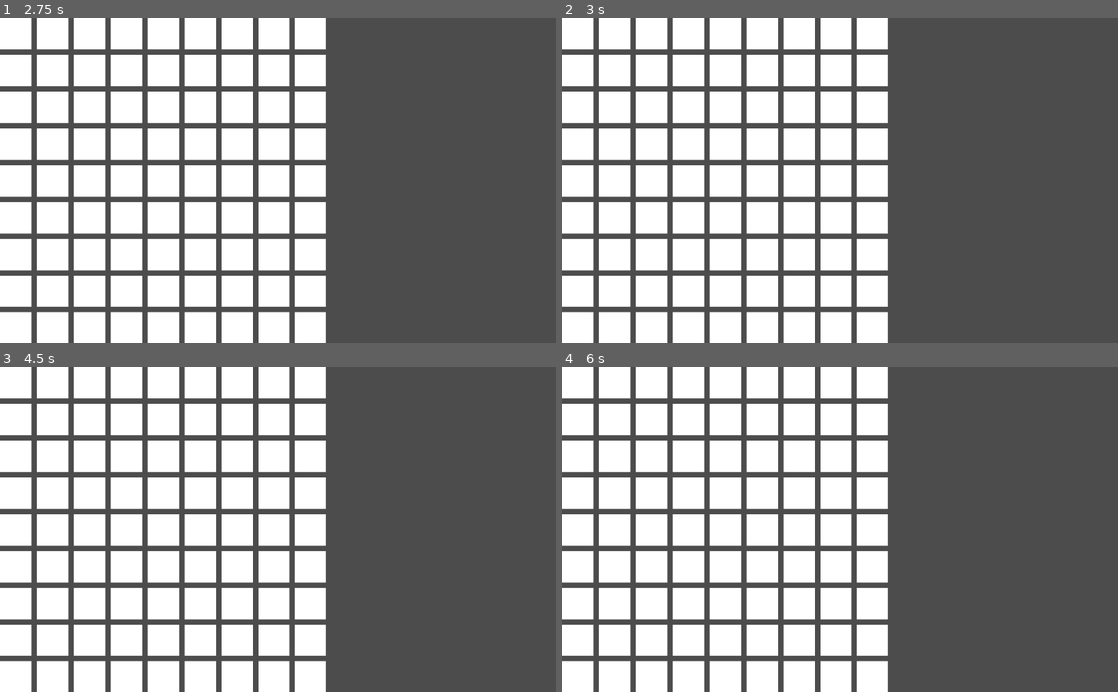
Above: before the commit, frames 1-4 (two rows, left to right).
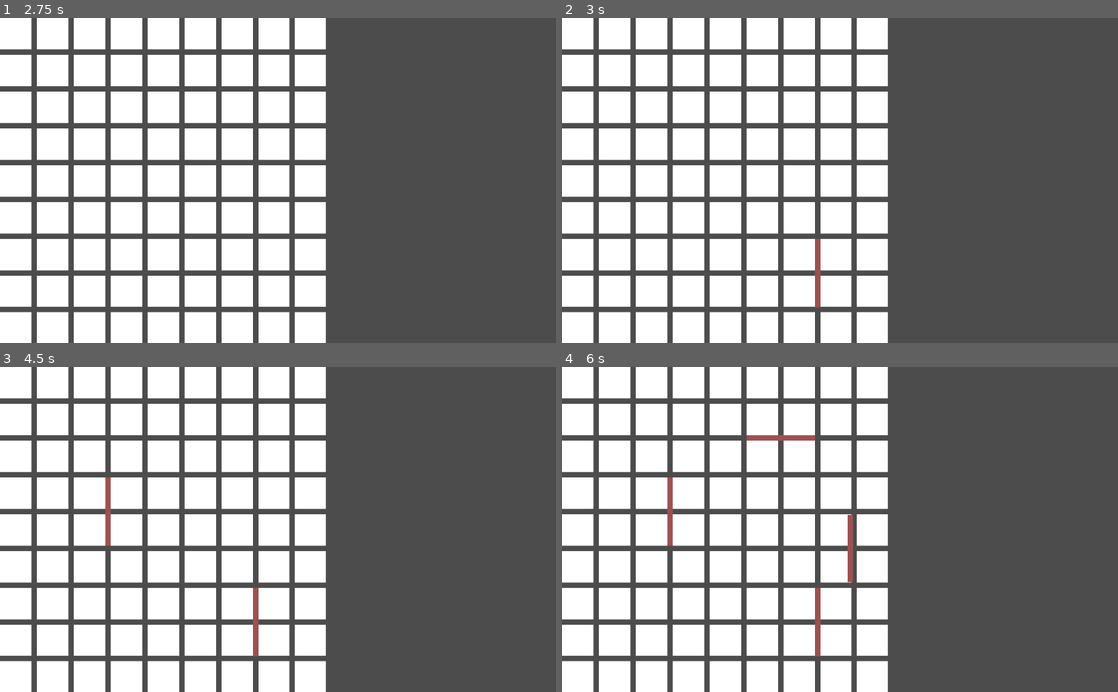
Above: after the commit, the same moments.

Repository: Fluffel/Qouridor
Game: Godot game, scene res://Scenes/Main.tscn
Same seed, same stepped clock (60 frames per second), same inputs: the game is played once before the commit and once after it.
Inputs (mouse positions are in pixels of both pictures, inside the frame that each line leads up to):
- Up to frame 1 (2.75 s): tap Enter at 0.5, 2 s; move the mouse to (400, 164) at 0.52 s; click (400, 164) at 0.67 s; tap Space at 1.25 s; move the mouse to (166, 196) at 1.27 s; click (166, 196) at 1.42 s; move the mouse to (333, 109) at 2.02 s; click (333, 109) at 2.17 s
- Up to frame 2 (3 s): tap Space at 2.75 s; move the mouse to (812, 245) at 2.77 s; click (812, 245) at 2.92 s
- Up to frame 3 (4.5 s): tap Enter at 3.5 s; move the mouse to (444, 578) at 3.52 s; click (444, 578) at 3.67 s; tap Space at 4.25 s; move the mouse to (111, 480) at 4.27 s; click (111, 480) at 4.42 s
- Up to frame 4 (6 s): move the mouse to (867, 529) at 5.02 s; click (867, 529) at 5.17 s; move the mouse to (756, 448) at 5.77 s; click (756, 448) at 5.92 s

Frame 1 is identical in both runs. In frame 2, 0.2% of the frame differs, in the area x 45-47%, y 67-90%; in frame 3, 0.4%; in frame 4, 0.9%, in the area x 18-53%, y 20-90%.

Commit message:
Implemented wall placement

Diff:
--- /dev/null
+++ b/Scenes/Board.gd
@@ -0,0 +1,70 @@
+extends Control
+
+onready var grid = get_node("Grid")
+onready var walls = get_node("Walls")
+
+var grid_h_v_separation = 10
+
+func _ready():
+	create_board()
+
+func create_board():
+	var pkg = load("res://Scenes/Field.tscn")
+	var x_pos = 0
+	var y_pos = 1
+
+	for i in range(pow(grid.columns, 2)):
+		var new_field = pkg.instance()
+		grid.add_child(new_field)
+#		print("pos: ", x_pos,",", y_pos)
+		new_field.field_pos = Vector2(x_pos % 9 + 1, y_pos)
+
+		x_pos += 1
+		if (i + 1) % 9 == 0:
+			y_pos += 1
+#		print("added")
+
+func place_wall(field, field_side):
+	var pkg = load("res://Scenes/Wall.tscn")
+	var wall = pkg.instance()
+	match field_side:
+		field.field_side.TOP:
+			wall.wall_pos = field.field_pos - Vector2(0, 1)
+		field.field_side.RIGHT:
+			wall.wall_pos = field.field_pos
+			wall.rotation = 90
+		field.field_side.BOTTOM:
+			wall.wall_pos = field.field_pos
+		field.field_side.LEFT:
+			wall.wall_pos = field.field_pos - Vector2(1, 0)
+			wall.rotation = 90
+
+	if viable_wall_position(field, field_side, wall) == false:
+		print("you cant place a wall here")
+		return
+
+	walls.add_child(wall)
+	#the size and postition are calculated by the field width and height and the spacing
+	wall.set_size(Vector2(field.get_size().x*2 + grid_h_v_separation, grid_h_v_separation))
+	wall.set_position(Vector2((wall.wall_pos.x - 1)*(field.get_size().x + grid_h_v_separation), wall.wall_pos.y * field.get_size().y + (wall.wall_pos.y - 1) * grid_h_v_separation))
+	wall.set_pivot_offset(wall.get_size()/2)
+	wall.set_rotation_degrees(wall.rotation)
+
+
+
+func viable_wall_position(field, field_side, wall):
+
+	#is the wall on the field?
+	if wall.wall_pos.x < 1 or wall.wall_pos.x > 8 or wall.wall_pos.x < 1 or wall.wall_pos.y > 8:
+		return false
+
+	#does the wall collide with any other wall?
+	for w in walls.get_children():
+		if wall.wall_pos == w.wall_pos:
+			return false
+		if field_side == field.field_side.TOP or field_side == field.field_side.BOTTOM:
+			if (wall.wall_pos + Vector2(1, 0) == w.wall_pos or wall.wall_pos - Vector2(1, 0) == w.wall_pos) and w.rotation == 0:
+				return false
+		if field_side == field.field_side.RIGHT or field_side == field.field_side.LEFT:
+			if (wall.wall_pos + Vector2(0, 1) == w.wall_pos or wall.wall_pos - Vector2(0, 1) == w.wall_pos) and w.rotation == 90:
+				return false
--- a/Scenes/Board.tscn
+++ b/Scenes/Board.tscn
@@ -1,6 +1,6 @@
 [gd_scene load_steps=2 format=2]
 
-[ext_resource path="res://Scenes/GridContainer.gd" type="Script" id=1]
+[ext_resource path="res://Scenes/Board.gd" type="Script" id=1]
 
 [node name="Board" type="Control"]
 anchor_left = 0.0
@@ -34,4 +34,3 @@
 _sections_unfolded = [ "Anchor", "Rect", "Script", "Theme", "custom_constants" ]
 
 [node name="Walls" type="Node2D" parent="."]
-scale = Vector2( 1, 1 )
--- a/Field.gd
+++ b/Scenes/Field.gd
@@ -1,8 +1,13 @@
 extends ColorRect
 
 enum field_side{TOP, LEFT, BOTTOM, RIGHT}
+
+onready var board = get_parent().get_parent()
+
 var activated = false #if activated it will create a wall when right clicked
 var field_pos = Vector2() #the position will be from 1 to 9 into x and y direction where on step is one field
+
+
 
 func _ready():
 	connect("mouse_entered", self, "_mouse_entered")
@@ -20,9 +25,8 @@
 #		print(event)
 		if event is InputEventMouseButton:
 			if event.get_button_index() == BUTTON_LEFT and event.is_pressed():
-				print("yesman")
-				print("you clicked on the ", get_field_side(), "of the field")
 				print("field pos: ", field_pos)
+				board.place_wall(self, get_field_side())
 
 func get_field_side():
 	#this function will check in which triangle of the color rect the mouse is located. The triangles would be obtained by drawing the diagonals.
--- a/Scenes/Field.tscn
+++ b/Scenes/Field.tscn
@@ -1,6 +1,6 @@
 [gd_scene load_steps=2 format=2]
 
-[ext_resource path="res://Field.gd" type="Script" id=1]
+[ext_resource path="res://Scenes/Field.gd" type="Script" id=1]
 
 [node name="Field" type="ColorRect"]
 anchor_left = 0.0
@@ -16,4 +16,4 @@
 size_flags_vertical = 3
 color = Color( 1, 1, 1, 1 )
 script = ExtResource( 1 )
-_sections_unfolded = [ "Rect", "Size Flags" ]
+_sections_unfolded = [ "Rect", "Script", "Size Flags" ]
--- a/Scenes/GridContainer.gd
+++ /dev/null
@@ -1,26 +0,0 @@
-extends Control
-
-onready var grid = get_node("Grid")
-
-func _ready():
-	create_board()
-
-
-func create_board():
-	var pkg = load("res://Scenes/Field.tscn")
-	var x_pos = 1
-	var y_pos = 1
-
-	for i in range(pow(grid.columns, 2)):
-		var new_field = pkg.instance()
-		grid.add_child(new_field)
-#		print("pos: ", x_pos,",", y_pos)
-		new_field.field_pos = Vector2(x_pos % 9, y_pos)
-
-		x_pos += 1
-		if (i + 1) % 9 == 0:
-			y_pos += 1
-#		print("added")
-
-func place_wall(field_pos, field_side):
-	var pkg = load("res://Scenes/Wall.tscn")
